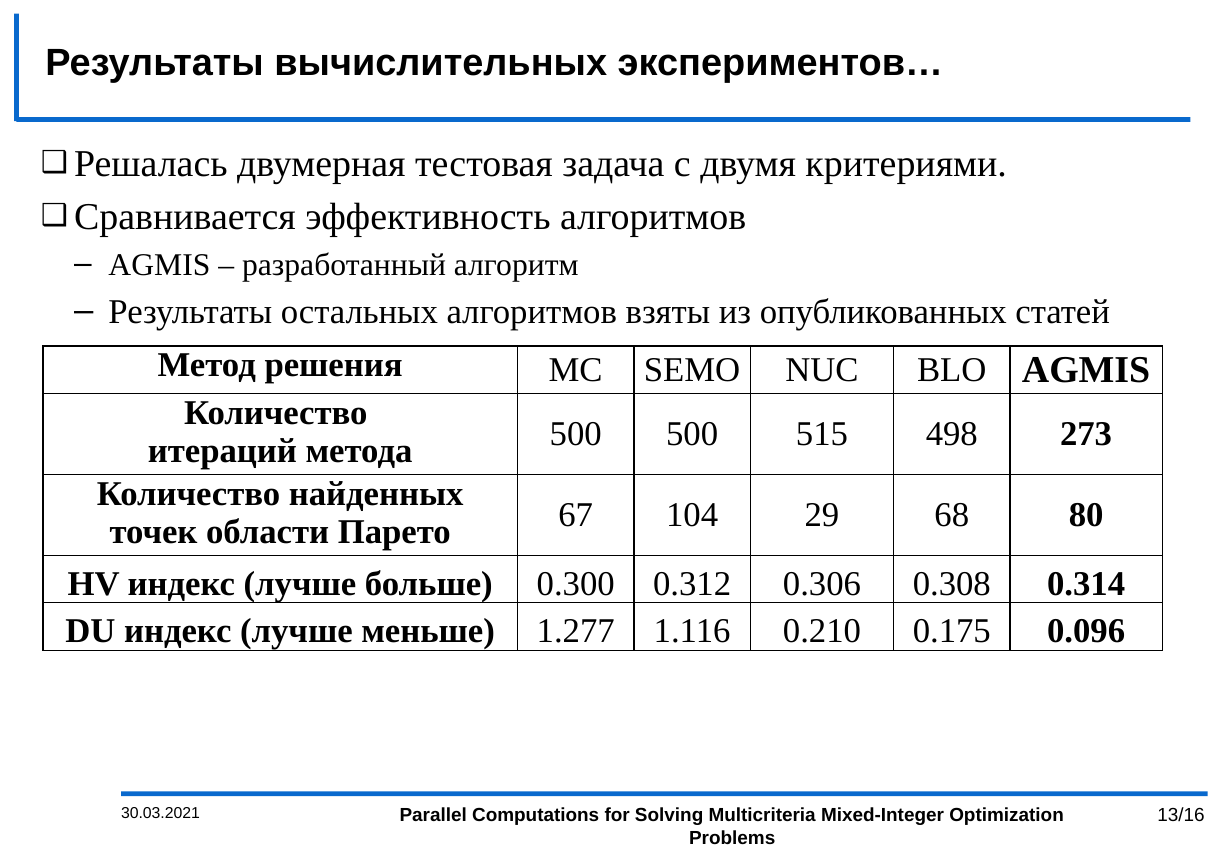
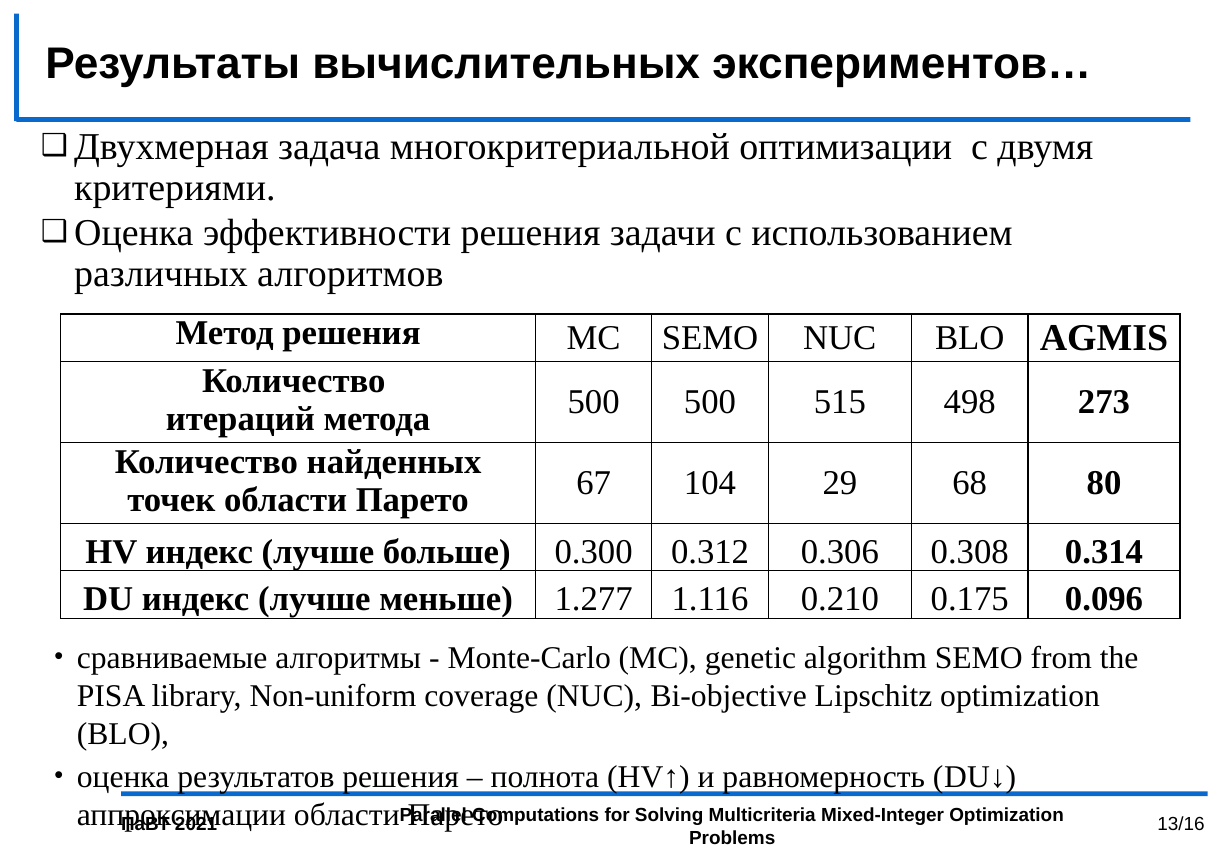
Before and after one commit to kabarkalov/GlobOptPapers, a slide deck: slide 13 of 2021/PСT_GergelKozinov/PCT2021_kozinov.pptx. Drawn at 1232x853 pixels with LibreOffice and Linux fonts; fonts in the diff are those of the drawing; background and template pictures are left out. Boxes give left, top, right and bottom in pixels: in the first picture for what was removed or moved away, otherwise in the second. Text is boxed around its words. In the diff, an @@ line names an element or a change of style, - is before the commit and + after.

```diff
--- a/2021/PСT_GergelKozinov/PCT2021_kozinov.pptx
+++ b/2021/PСT_GergelKozinov/PCT2021_kozinov.pptx
@@ title "Результаты вычислительных экспериментов…" at bbox=[45, 47, 1091, 86]: size 24 to 28 pt @@
@@ text at bbox=[74, 133, 1093, 294]: text changed @@
-❑ Решалась двумерная тестовая задача с двумя критериями.
-❑ Сравнивается эффективность алгоритмов
-  – AGMIS – разработанный алгоритм
-  – Результаты остальных алгоритмов взяты из опубликованных статей
+❑ Двухмерная задача многокритериальной оптимизации с двумя критериями.
+❑ Оценка эффективности решения задачи с использованием различных алгоритмов
@@ table: place and size @@
-table at bbox=[43, 346, 1161, 655]
+table at bbox=[60, 314, 1179, 623]
@@ text added at bbox=[77, 645, 1139, 793], 20 pt, text #000000 @@
+• сравниваемые алгоритмы - Monte-Carlo (MC), genetic algorithm SEMO from the PISA library, Non-uniform coverage (NUC), Bi-objective Lipschitz optimization (BLO),
+• оценка результатов решения – полнота (HV↑) и равномерность (DU↓) аппроксимации области Парето
@@ page number: place and size @@
-page number at bbox=[1157, 807, 1204, 822]
+page number at bbox=[1157, 816, 1204, 831]
@@ text at bbox=[121, 816, 217, 835]: text changed; size 10 to 12 pt; bold on @@
-30.03.2021
+ПаВТ 2021
```
Also in this commit, not shown: 15 other slides changed.
